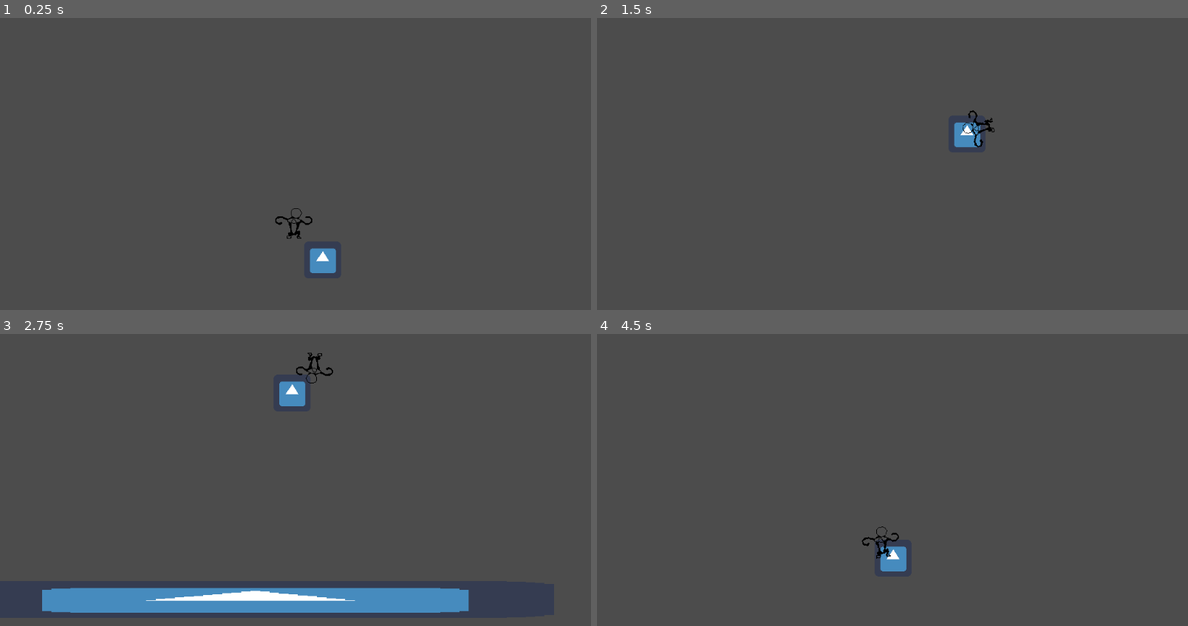
Above: before the commit, frames 1-4 (two rows, left to right).
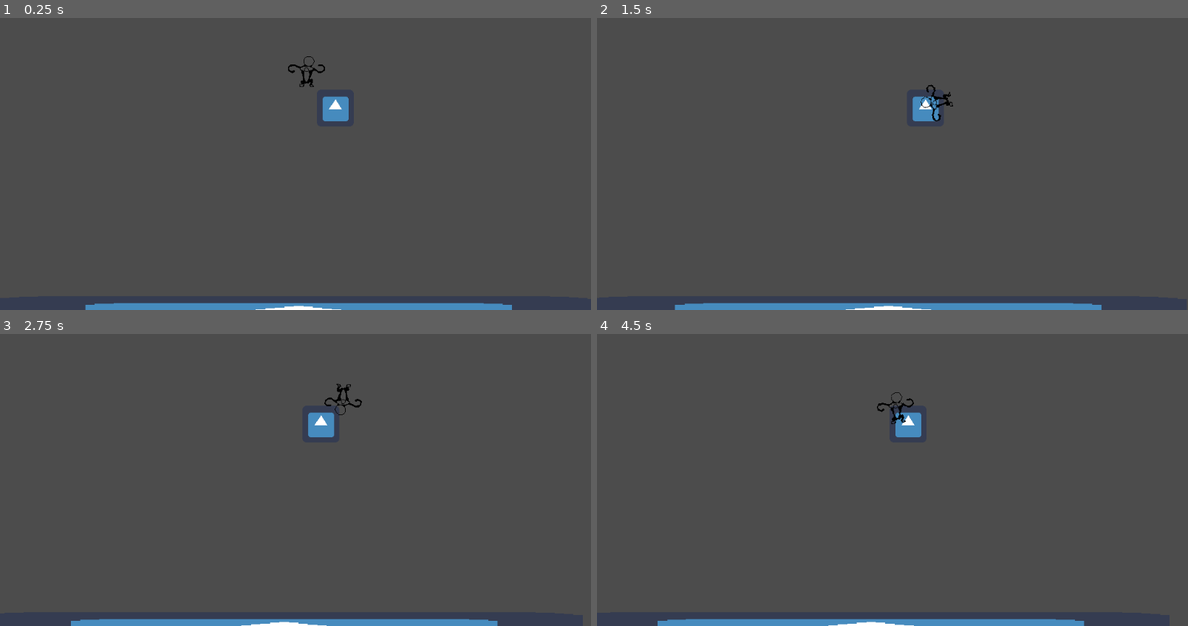
Above: after the commit, the same moments.

Repository: 2S-2-Semanas/gmtk2021
Game: Godot game, scene res://sandbox/SandboxScene.tscn
Same seed, same stepped clock (60 frames per second), same inputs: the game is played once before the commit and once after it. The engine's default icon, where the game draws it, is replaced by a stand-in: a white triangle on a blue panel in a dark square.
Inputs:
- Up to frame 1 (0.25 s): no input
- Up to frame 2 (1.5 s): hold Space (grab) 0.53-1.28 s; hold Right (ui_right) from 0.53 s (still down); tap Space (grab) at 1.35 s
- Up to frame 3 (2.75 s): release Right (ui_right) at 2.03 s; hold Left (ui_left) from 2.03 s (still down); hold Space (grab) from 2.03 s (still down)
- Up to frame 4 (4.5 s): release Left (ui_left) at 2.78 s; release Space (grab) at 2.78 s; hold Right (ui_right) 2.78-4.28 s; tap Space (grab) at 2.85, 4.35 s; hold Space (grab) 3.53-4.28 s; hold Left (ui_left) from 4.28 s (still down)

The runs differ from the first frame. In frame 1, 2.8% of the frame differs, in the area x 14-87%, y 13-100%; in frame 2, 2.7%; in frame 3, 9.0%, in the area x 7-85%, y 6-100%; in frame 4, 2.8%.

Commit message:
camera change

Diff:
--- a/monkey/Monkey.tscn
+++ b/monkey/Monkey.tscn
@@ -1,8 +1,7 @@
-[gd_scene load_steps=9 format=2]
+[gd_scene load_steps=8 format=2]
 
 [ext_resource path="res://monkey/monkey_prototype.png" type="Texture" id=1]
 [ext_resource path="res://monkey/Monkey.gd" type="Script" id=2]
-[ext_resource path="res://monkey/CameraMovement.gd" type="Script" id=3]
 
 [sub_resource type="AtlasTexture" id=1]
 atlas = ExtResource( 1 )
@@ -49,11 +48,6 @@
 position = Vector2( -24.0543, -0.668175 )
 shape = SubResource( 4 )
 
-[node name="Camera2D" type="Camera2D" parent="."]
-position = Vector2( 0, -143.631 )
-current = true
-script = ExtResource( 3 )
-
 [node name="MonkeyCollisionShape2D" type="CollisionShape2D" parent="."]
 position = Vector2( 0, 5.3454 )
 shape = SubResource( 5 )
--- a/sandbox/SandboxScene.tscn
+++ b/sandbox/SandboxScene.tscn
@@ -1,8 +1,9 @@
-[gd_scene load_steps=4 format=2]
+[gd_scene load_steps=5 format=2]
 
 [ext_resource path="res://monkey/Monkey.tscn" type="PackedScene" id=1]
 [ext_resource path="res://sandbox/Ground.tscn" type="PackedScene" id=2]
 [ext_resource path="res://sandbox/Rock.tscn" type="PackedScene" id=3]
+[ext_resource path="res://monkey/CameraMovement.gd" type="Script" id=4]
 
 [node name="Sandbox" type="Node2D"]
 
@@ -14,3 +15,10 @@
 
 [node name="Monkey" parent="." instance=ExtResource( 1 )]
 position = Vector2( 538.182, 176.787 )
+
+[node name="Node2D" type="Node2D" parent="."]
+position = Vector2( 516.568, 299.861 )
+
+[node name="Camera2D" type="Camera2D" parent="Node2D"]
+current = true
+script = ExtResource( 4 )
Not shown, added: project.godot.save
